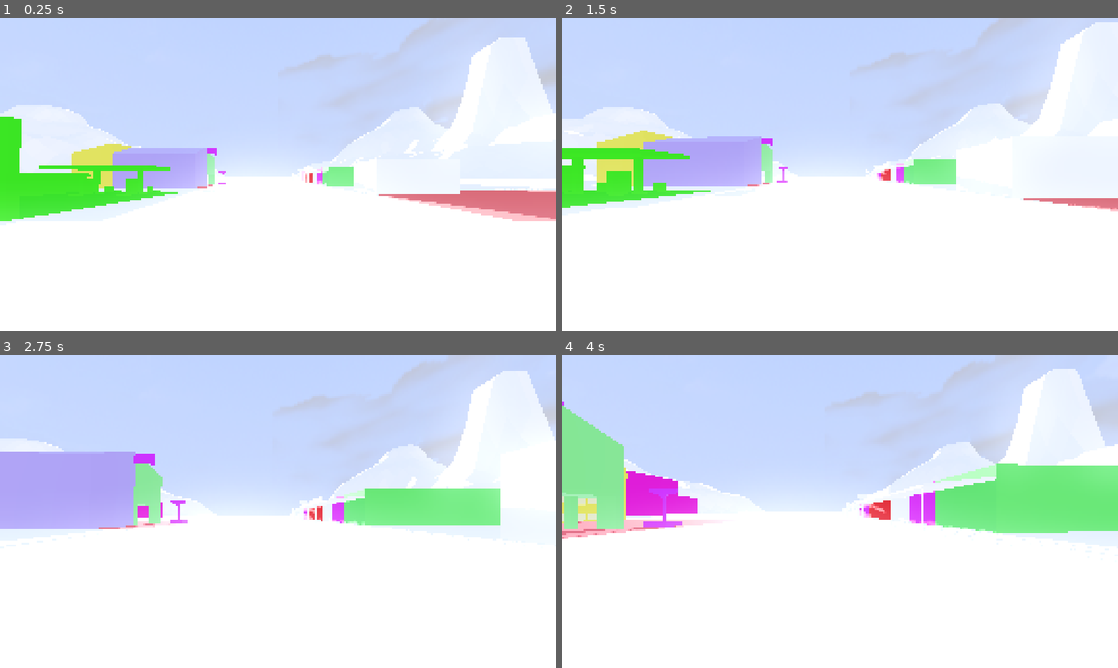
Above: before the commit, frames 1-4 (two rows, left to right).
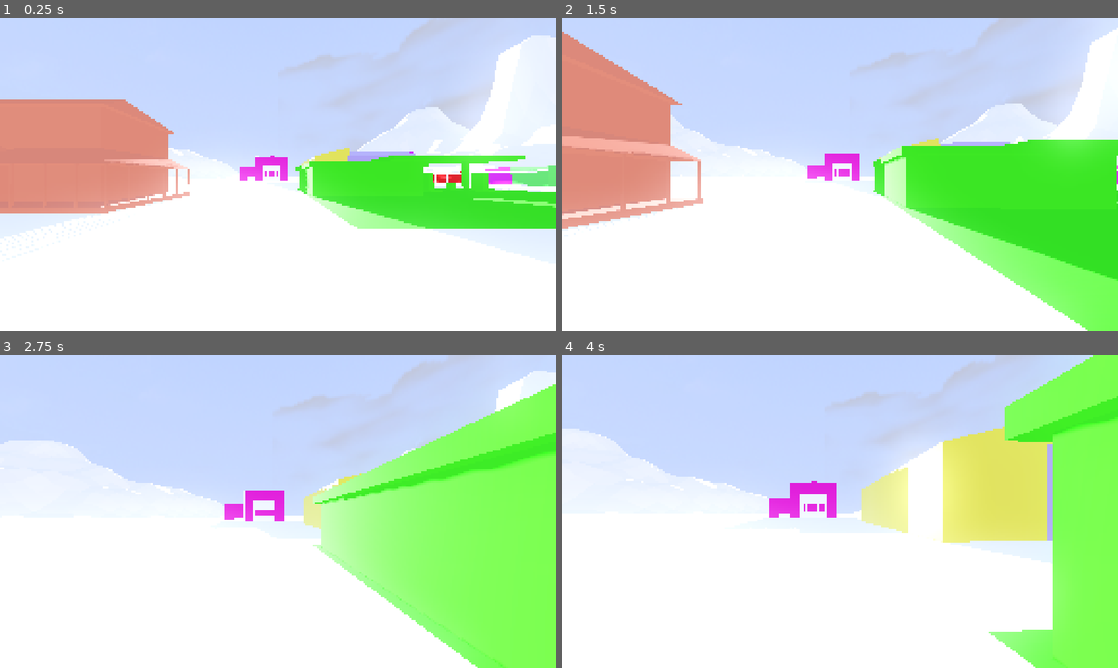
Above: after the commit, the same moments.

Repository: 18101988/mantis
Game: Godot game, scene res://scenes/World.tscn
The game is run twice, just before and just after one commit, with the same random seed, the same clock (stepped at 60 frames per second) and the same inputs.
Inputs (mouse positions are in pixels of both pictures, inside the frame that each line leads up to):
- Up to frame 1 (0.25 s): no input
- Up to frame 2 (1.5 s): tap Enter (ui_accept) at 0.5, 0.77 s; move the mouse to (867, 174) at 0.52 s; hold Ctrl (crouch) 0.53-1.28 s; hold W (forward) from 0.53 s (still down); move the mouse to (812, 174) at 1.27 s; tap Ctrl (crouch) at 1.35 s
- Up to frame 3 (2.75 s): keep holding W (forward); tap Enter (ui_accept) at 1.52 s; move the mouse to (289, 505) at 2.02 s; hold Ctrl (crouch) from 2.03 s (still down)
- Up to frame 4 (4 s): keep holding W (forward); move the mouse to (834, 517) at 2.77 s; release Ctrl (crouch) at 2.78 s; tap Ctrl (crouch) at 2.85 s; tap Enter (ui_accept) at 3.02, 3.77 s; move the mouse to (878, 514) at 3.52 s; hold Ctrl (crouch) from 3.53 s (still down)

The runs differ from the first frame. In frame 1, 25% of the frame differs, in the area x 0-100%, y 5-73%; in frame 2, 33%; in frame 3, 35%, in the area x 0-100%, y 5-100%; in frame 4, 30%.

Commit message:
building fix
I fixed the scale of the buildings to fit with the height of the player.

I fixed the location of all buildings to be as close as they can be to the landscape piece.

Diff:
--- a/scenes/World.tscn
+++ b/scenes/World.tscn
@@ -37,7 +37,7 @@
 
 [sub_resource type="CapsuleShape3D" id="CapsuleShape3D_yvphx"]
 radius = 0.695951
-height = 2.6836
+height = 1.99195
 
 [node name="World" type="Node3D"]
 
@@ -47,67 +47,69 @@
 transform = Transform3D(1, 0, 0, 0, 1, 0, 0, 0, 1, 118.043, 0, 115.55)
 
 [node name="general_shop_1" parent="BuildingsExt/DownTown" instance=ExtResource("1_bofed")]
-transform = Transform3D(-4.37114e-08, 0, -1, 0, 1, 0, 1, 0, -4.37114e-08, 24.1369, -1.20465, 14.8341)
+transform = Transform3D(-6.55671e-08, 0, -1.5, 0, 1.5, 0, 1.5, 0, -6.55671e-08, 23.2881, 0, 3.97005)
 
 [node name="general_shop_3" parent="BuildingsExt/DownTown" instance=ExtResource("3_v4eto")]
-transform = Transform3D(1.31134e-07, 0, 1, 0, 1, 0, -1, 0, 1.31134e-07, -6.2123, -1.22972, 0)
+transform = Transform3D(9.05975e-08, 0, 1.2, 0, 1.2, 0, -1.2, 0, 9.05975e-08, -5.12874, 0, 0)
 
 [node name="general_shop_2" parent="BuildingsExt/DownTown" instance=ExtResource("7_qi0yg")]
-transform = Transform3D(-4.37114e-08, 0, -1, 0, 1, 0, 1, 0, -4.37114e-08, 24.1435, -1.27024, 20.9867)
+transform = Transform3D(-6.55671e-08, 0, -1.5, 0, 1.5, 0, 1.5, 0, -6.55671e-08, 23.1942, 0, 13.1893)
 
 [node name="Theatre_House_removed_pieces" parent="BuildingsExt/DownTown" instance=ExtResource("4_ddjgp")]
-transform = Transform3D(-4.37114e-08, 0, -1, 0, 1, 0, 1, 0, -4.37114e-08, 23.97, -1.17493, 2.98834)
+transform = Transform3D(-4.37114e-08, 0, -1, 0, 1, 0, 1, 0, -4.37114e-08, 22.7946, 0, -7.71113)
 
 [node name="court_house" parent="BuildingsExt/DownTown" instance=ExtResource("5_36g5b")]
-transform = Transform3D(-4.37114e-08, 0, 1, 0, 1, 0, -1, 0, -4.37114e-08, -5, -1.2002, -19)
+transform = Transform3D(-4.37114e-08, 0, 1, 0, 1, 0, -1, 0, -4.37114e-08, -5, 0, -19)
 
 [node name="PostOfficeModel" parent="BuildingsExt/DownTown" instance=ExtResource("6_rjv2t")]
-transform = Transform3D(1.31134e-07, 0, -1, 0, 1, 0, 1, 0, 1.31134e-07, 24.4406, -1.14527, 26.211)
+transform = Transform3D(1.13247e-07, 0, -1.5, 0, 1.5, 0, 1.5, 0, 1.13247e-07, 23.3649, 0, 20.9185)
 
 [node name="hotel_05_28_24_linked_to_town_exterior" parent="BuildingsExt/DownTown" instance=ExtResource("7_e4m6r")]
-transform = Transform3D(-4.37114e-08, 0, -1, 0, 1, 0, 1, 0, -4.37114e-08, 25.4801, 0, -14.6492)
+transform = Transform3D(-4.37114e-08, 0, -1, 0, 1, 0, 1, 0, -4.37114e-08, 23.2718, 0, -24.4487)
 
 [node name="Grocery" type="Node3D" parent="BuildingsExt"]
 transform = Transform3D(1, 0, 0, 0, 1, 0, 0, 0, 1, 118.043, 0, 115.55)
 
 [node name="GroceryStore_complex_no_collision" parent="BuildingsExt/Grocery" instance=ExtResource("3_3oydt")]
-transform = Transform3D(-4.37114e-08, 0, -1, 0, 1, 0, 1, 0, -4.37114e-08, 19.9933, -1.14815, -139.833)
+transform = Transform3D(-4.37114e-08, 0, -1, 0, 1, 0, 1, 0, -4.37114e-08, 19.993, 0.005, -139.833)
 
 [node name="motel_removed_piecesblend" parent="BuildingsExt/Grocery" instance=ExtResource("4_tjf7e")]
-transform = Transform3D(-4.37114e-08, 0, -1, 0, 1, 0, 1, 0, -4.37114e-08, -32.4505, -1.18297, -103.014)
+transform = Transform3D(-4.37114e-08, 0, -1, 0, 1, 0, 1, 0, -4.37114e-08, -30.776, 0.005, -111.532)
 
 [node name="gas_station_1" parent="BuildingsExt/Grocery" instance=ExtResource("4_k6mc0")]
-transform = Transform3D(-4.37114e-08, 0, 1, 0, 1, 0, -1, 0, -4.37114e-08, -19.7383, -1.08247, -51.535)
+transform = Transform3D(-6.55671e-08, 0, 1.5, 0, 1.5, 0, -1.5, 0, -6.55671e-08, -26.1904, 0.005, -57.0534)
 
 [node name="Residents" type="Node3D" parent="BuildingsExt"]
 transform = Transform3D(1, 0, 0, 0, 1, 0, 0, 0, 1, 118.043, 0, 115.55)
 
 [node name="BigHouseRemovedPieces" parent="BuildingsExt/Residents" instance=ExtResource("11_su6lv")]
-transform = Transform3D(-4.37114e-08, 0, 1, 0, 1, 0, -1, 0, -4.37114e-08, -54.2986, -1.36052, -45.1996)
+transform = Transform3D(-5.24537e-08, 0, 1.2, 0, 1.2, 0, -1.2, 0, -5.24537e-08, -54.2986, 0.00466001, -49.1996)
 
 [node name="MediumHouse" parent="BuildingsExt/Residents" instance=ExtResource("12_epsux")]
-transform = Transform3D(-4.37114e-08, 0, 1, 0, 1, 0, -1, 0, -4.37114e-08, -34.71, -1.47639, 2.18577)
+transform = Transform3D(-5.68248e-08, 0, 1.3, 0, 1.3, 0, -1.3, 0, -5.68248e-08, -34.71, 0, 2.186)
 
 [node name="trailer_house_1" parent="BuildingsExt/Residents" instance=ExtResource("13_aghqs")]
-transform = Transform3D(1, 0, 0, 0, 1, 0, 0, 0, 1, -62.6081, -1.47639, 0)
+transform = Transform3D(1.3, 0, 0, 0, 1.3, 0, 0, 0, 1.3, -66.104, -0.11121, 0)
 
 [node name="trailer_house_2" parent="BuildingsExt/Residents" instance=ExtResource("14_guxan")]
-transform = Transform3D(-4.37114e-08, 0, -1, 0, 1, 0, 1, 0, -4.37114e-08, -57.4978, -1.47639, -9)
+transform = Transform3D(-5.68248e-08, 0, -1.3, 0, 1.3, 0, 1.3, 0, -5.68248e-08, -59.8529, -0.000520349, -9)
 
 [node name="PowerPlant" parent="BuildingsExt" instance=ExtResource("15_vfrdk")]
-transform = Transform3D(1, 0, 0, 0, 1, 0, 0, 0, 1, -18.9181, 0, 222.031)
+transform = Transform3D(1, 0, 0, 0, 1, 0, 0, 0, 1, -18.918, 0.005, 222.031)
 
 [node name="school" parent="BuildingsExt" instance=ExtResource("16_1ax3r")]
-transform = Transform3D(-4.37114e-08, 0, -1, 0, 1, 0, 1, 0, -4.37114e-08, 57, -0.591156, -33)
+transform = Transform3D(-4.37114e-08, 0, -1, 0, 1, 0, 1, 0, -4.37114e-08, 69.9684, 0.0729849, -54.4187)
 
 [node name="LabFinal" parent="BuildingsExt" instance=ExtResource("17_odcw8")]
-transform = Transform3D(1, 0, 0, 0, 1, 0, 0, 0, 1, -353.092, 38.5679, -105.033)
+transform = Transform3D(1.5, 0, 0, 0, 1.5, 0, 0, 0, 1.5, -393.581, 38.5679, -83.8659)
+
+[node name="Infrastructure" type="Node3D" parent="."]
 
 [node name="Geography" type="Node3D" parent="."]
 transform = Transform3D(7.88, 0, 0, 0, 7.88, 0, 0, 0, 7.88, 0, 12.07, 0)
 
 [node name="town_geo" parent="Geography" instance=ExtResource("3_qqkgs")]
-transform = Transform3D(1, 0, 0, 0, 1, 0, 0, 0, 1, -3.92227, -1.6846, 2.28618)
+transform = Transform3D(1, 0, 0, 0, 1, 0, 0, 0, 1, -3.922, -1.53154, 2.286)
 skeleton = NodePath("../..")
 
 [node name="Environment" type="Node3D" parent="."]
@@ -133,19 +135,19 @@
 transform = Transform3D(1, 0, 0, 0, 1, 0, 0, 0, 1, 102.232, 12.0599, 113.528)
 
 [node name="Player" type="CharacterBody3D" parent="Player"]
-transform = Transform3D(1, 0, 0, 0, 1, 0, 0, 0, 1, 24.0389, -12.6994, -29.6928)
+transform = Transform3D(1, 0, 0, 0, 1, 0, 0, 0, 1, -24.6129, -12.6634, -31.3054)
 script = ExtResource("2_juqn7")
 
 [node name="MeshInstance3D" type="MeshInstance3D" parent="Player/Player"]
-transform = Transform3D(1, 0, 0, 0, 1, 0, 0, 0, 1, 0, 1.264, 0.362317)
+transform = Transform3D(1, 0, 0, 0, 1, 0, 0, 0, 1, 0, 1.74264, 0.36232)
 mesh = SubResource("CapsuleMesh_dno4v")
 
 [node name="CollisionShape3D" type="CollisionShape3D" parent="Player/Player"]
-transform = Transform3D(1, 0, 0, 0, 1, 0, 0, 0, 1, -0.00737917, 1.37045, 0.348121)
+transform = Transform3D(0.996515, 0, 0, 0, 0.996515, 0, 0, 0, 0.756461, -0.0639725, 1.75297, 0.348122)
 shape = SubResource("CapsuleShape3D_yvphx")
 
 [node name="Head" type="Node3D" parent="Player/Player"]
 transform = Transform3D(1, 0, 0, 0, 1, 0, 0, 0, 1, -0.012569, 2.19074, -0.00287747)
 
 [node name="Camera3D" type="Camera3D" parent="Player/Player/Head"]
-transform = Transform3D(1, 0, 0, 0, 0.999965, -0.00834256, 0, 0.00834256, 0.999965, 0.0302811, -0.183894, -0.0916939)
+transform = Transform3D(1, 0, 0, 0, 0.999965, -0.00834256, 0, 0.00834256, 0.999965, 0.0302811, 0.944549, -0.0916977)
